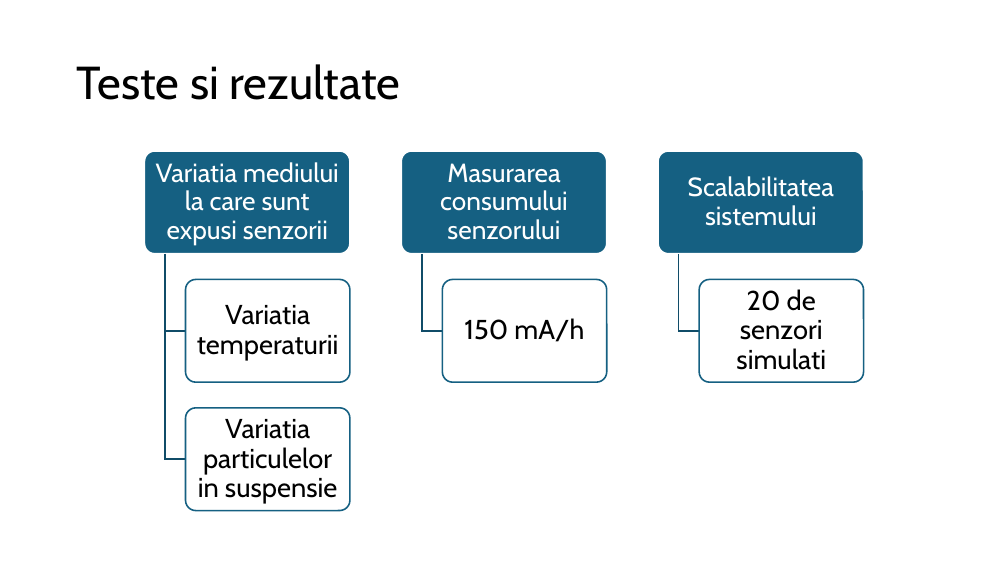
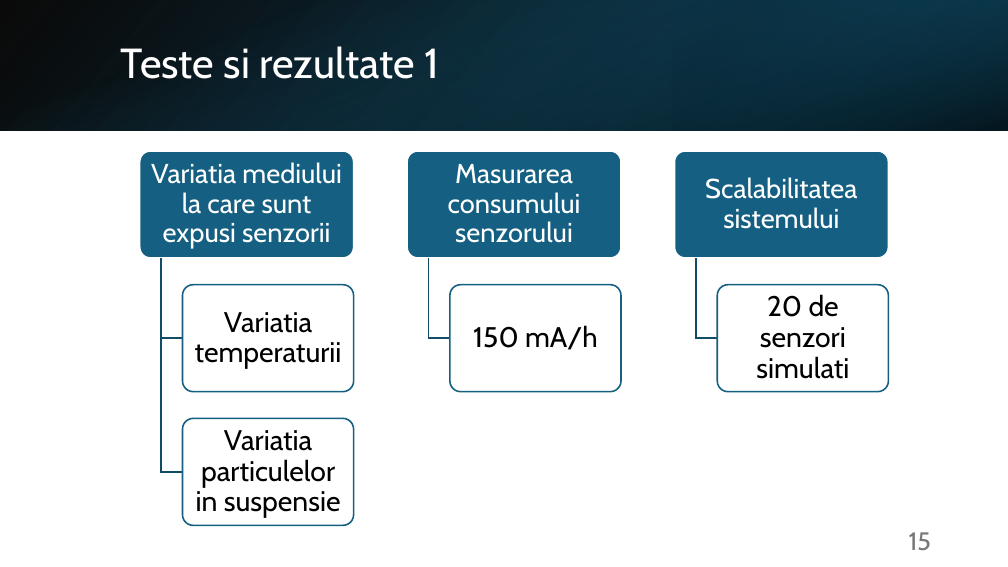
Before and after one commit to Coposescu/IoTDocumentation, a slide deck: slide 15 of Coposescu_Mihai_Octavian_prezentare.pptx (slide 16 before the commit). Drawn at 1008x567 pixels with LibreOffice and Linux fonts; fonts in the diff are those of the drawing. Boxes give left, top, right and bottom in pixels: in the first picture for what was removed or moved away, otherwise in the second. Text is boxed around its words. In the diff, an @@ line names an element or a change of style, - is before the commit and + after.

```diff
--- a/Coposescu_Mihai_Octavian_prezentare.pptx
+++ b/Coposescu_Mihai_Octavian_prezentare.pptx
@@ rectangle added at (x1=0, y1=0, x2=1008, y2=130), fill gradient #000000 to #104862 @@
@@ rectangle added at (x1=0, y1=0, x2=1008, y2=130), fill gradient #156082 to #000000 @@
@@ rectangle added at (x1=672, y1=0, x2=1008, y2=130), fill gradient #0B3041 to #156082 @@
@@ title at (x1=121, y1=46, x2=439, y2=79): text changed; size 44 to 40 pt; text colour #000000 to #FFFFFF @@
-Teste si rezultate
+Teste si rezultate 1
@@ rounded rectangle resized from (x1=144, y1=151, x2=350, y2=254) to (x1=140, y1=151, x2=354, y2=258) @@
@@ rounded rectangle resized from (x1=402, y1=151, x2=607, y2=254) to (x1=408, y1=151, x2=622, y2=258) @@
@@ rounded rectangle resized from (x1=658, y1=151, x2=864, y2=254) to (x1=675, y1=151, x2=889, y2=258) @@
@@ size 25 to 26 pt in 3 elements at (x1=151, y1=162, x2=342, y2=249), (x1=448, y1=164, x2=581, y2=243), (x1=705, y1=177, x2=857, y2=229) @@
@@ text "Scalabilitatea sistemului" moved from (x1=688, y1=176, x2=834, y2=226) to (x1=705, y1=177, x2=857, y2=229) @@
@@ freeform shape moved from (x1=165, y1=254, x2=185, y2=331) to (x1=161, y1=258, x2=182, y2=338) @@
@@ freeform shape resized from (x1=165, y1=254, x2=185, y2=460) to (x1=161, y1=258, x2=182, y2=472) @@
@@ freeform shape moved from (x1=422, y1=254, x2=442, y2=331) to (x1=429, y1=258, x2=450, y2=338) @@
@@ freeform shape moved from (x1=679, y1=254, x2=699, y2=331) to (x1=696, y1=258, x2=718, y2=338) @@
@@ rounded rectangle resized from (x1=185, y1=280, x2=349, y2=383) to (x1=182, y1=285, x2=353, y2=392) @@
@@ rounded rectangle resized from (x1=442, y1=280, x2=606, y2=383) to (x1=450, y1=285, x2=621, y2=392) @@
@@ text "150 mA/h" moved from (x1=464, y1=318, x2=584, y2=342) to (x1=473, y1=325, x2=598, y2=350) @@
@@ rounded rectangle resized from (x1=699, y1=280, x2=864, y2=383) to (x1=718, y1=285, x2=889, y2=392) @@
@@ size 26 to 27 pt in 4 elements at (x1=195, y1=312, x2=342, y2=368), (x1=473, y1=325, x2=598, y2=350), (x1=196, y1=430, x2=341, y2=517), (x1=756, y1=294, x2=849, y2=379) @@
@@ text "20 de senzori simulati" moved from (x1=736, y1=289, x2=826, y2=370) to (x1=756, y1=294, x2=849, y2=379) @@
@@ rounded rectangle resized from (x1=185, y1=408, x2=349, y2=511) to (x1=182, y1=418, x2=353, y2=525) @@
@@ text "Variatia particulelor in suspensie" moved from (x1=198, y1=419, x2=337, y2=503) to (x1=196, y1=430, x2=341, y2=517) @@
@@ page number added at (x1=909, y1=532, x2=932, y2=551), 24 pt, text #797979 @@
+15
```
Also in this commit, not shown: 16 other slides changed, 5 slides added, 6 slides removed, 9 other files.
